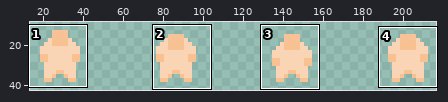
Sprite sheet -- Piskel/Player/idle_down.png. Above: a wide view before the commit, with the close-up outlined.
Close-up. The starting point:
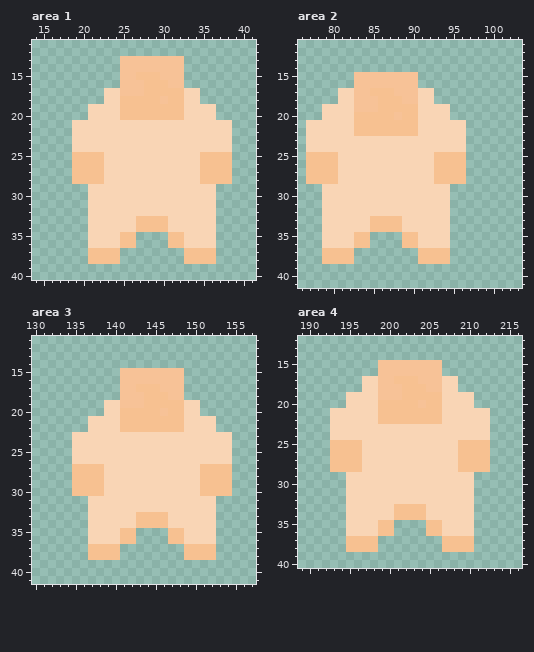
The file is 232x55 pixels. Colours within 5 levels of each other are drawn and written as one. Shown: area 1: x 14..41, y 11..40; area 2: x 76..103, y 11..41; area 3: x 130..157, y 11..41; area 4: x 189..216, y 12..40. The wide view leaves out empty margins.
After:
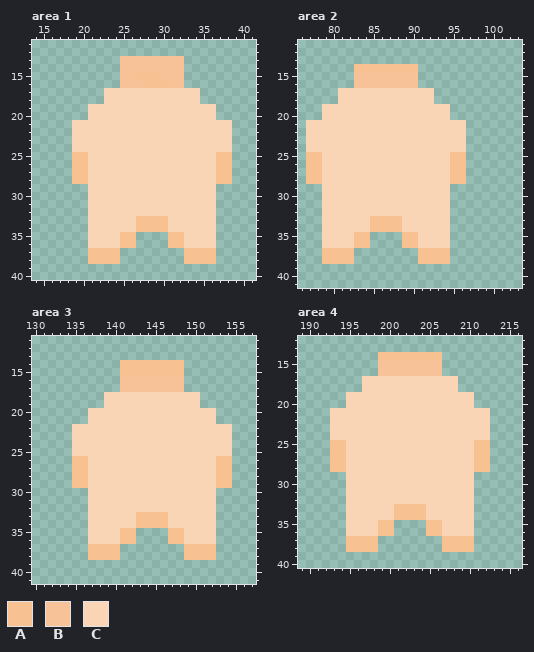
Palette (. is transparent): A #f7c191  B #f7c297  C #f9d5b5
Edits made:
Area 1:
The edit turns colour A into colour C in row 17 at x 28 to 32; in row 18 at x 25 to 29 and 31 to 32; in rows 19 to 20 at x 25 to 32; in rows 25 to 28 at x 21 to 22 and 35 to 36.
The edit turns colour B into colour C in row 17 at x 25 to 27; in row 18 at x 30.
Area 2:
There is now colour A in row 14 at x 83 to 90.
The edit turns colour A into colour C in row 17 at x 85 to 87; in row 18 at x 86 to 88; in row 19 at x 86 to 90; in row 20 at x 83 to 87 and 89 to 90; in rows 21 to 22 at x 83 to 90; in rows 25 to 28 at x 79 to 80 and 93 to 94.
The edit turns colour B into colour C in row 17 at x 83 to 84 and 88 to 90; in row 18 at x 83 to 85 and 89 to 90; in row 19 at x 83 to 85; in row 20 at x 88.
Area 3:
There is now colour A in row 14 at x 141 to 148.
The edit turns colour B into colour A in row 15 at x 141 to 148.
The edit turns colour C into colour A in row 26 at x 135 to 136 and 153 to 154.
The edit turns colour A into colour B in row 17 at x 143 to 145.
There is now colour C in row 18 at x 139 to 140 and 149 to 150; in row 20 at x 137 to 138 and 151 to 152; in row 22 at x 135 to 136 and 153 to 154.
The edit turns colour A into colour C in row 18 at x 144 to 146; in row 19 at x 144 to 148; in row 20 at x 141 to 145 and 147 to 148; in rows 21 to 22 at x 141 to 148; in rows 27 to 30 at x 137 to 138 and 151 to 152.
The edit turns colour B into colour C in row 18 at x 141 to 143 and 147 to 148; in row 19 at x 141 to 143; in row 20 at x 146.
The edit erases colour A in row 30 at x 135 to 136 and 153 to 154.
Area 4:
There is now colour A in row 14 at x 199 to 206.
The edit turns colour A into colour C in row 17 at x 201 to 203; in row 18 at x 202 to 204; in row 19 at x 202 to 206; in row 20 at x 199 to 203 and 205 to 206; in rows 21 to 22 at x 199 to 206; in rows 25 to 28 at x 195 to 196 and 209 to 210.
The edit turns colour B into colour C in row 17 at x 199 to 200 and 204 to 206; in row 18 at x 199 to 201 and 205 to 206; in row 19 at x 199 to 201; in row 20 at x 204.
